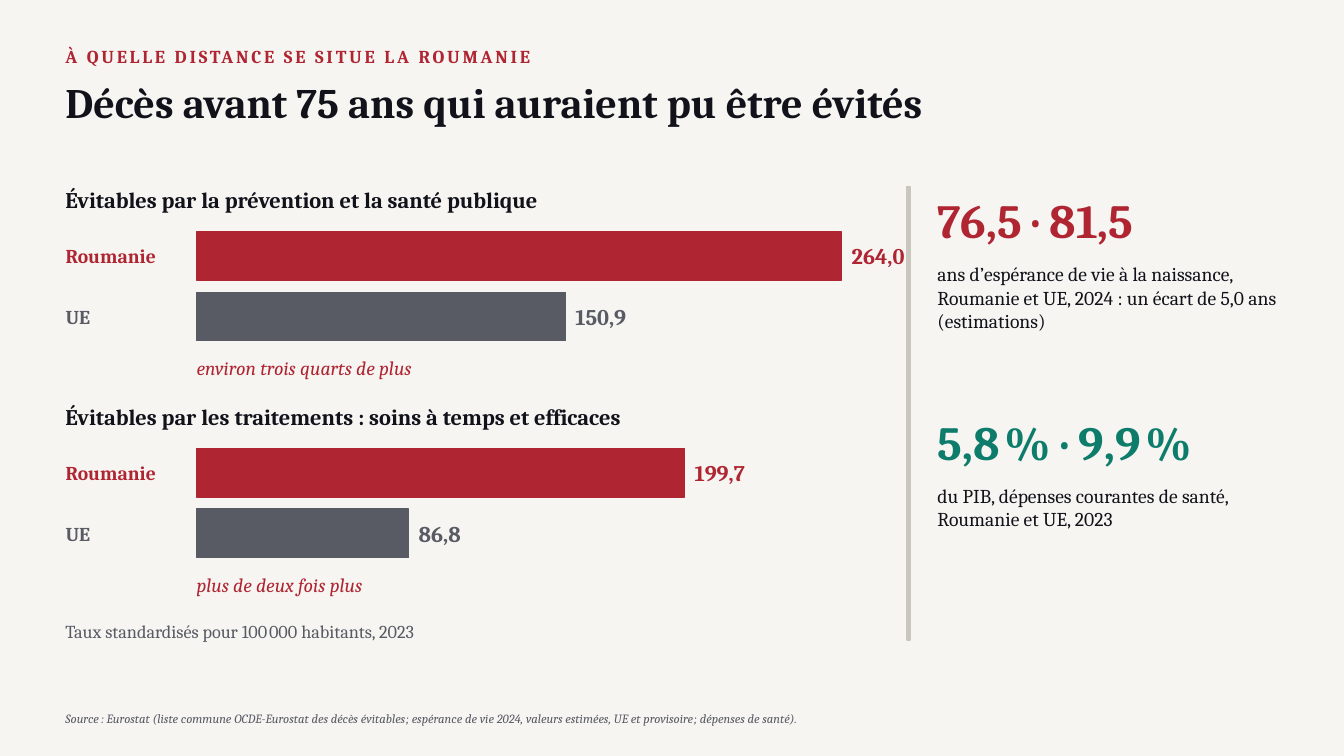
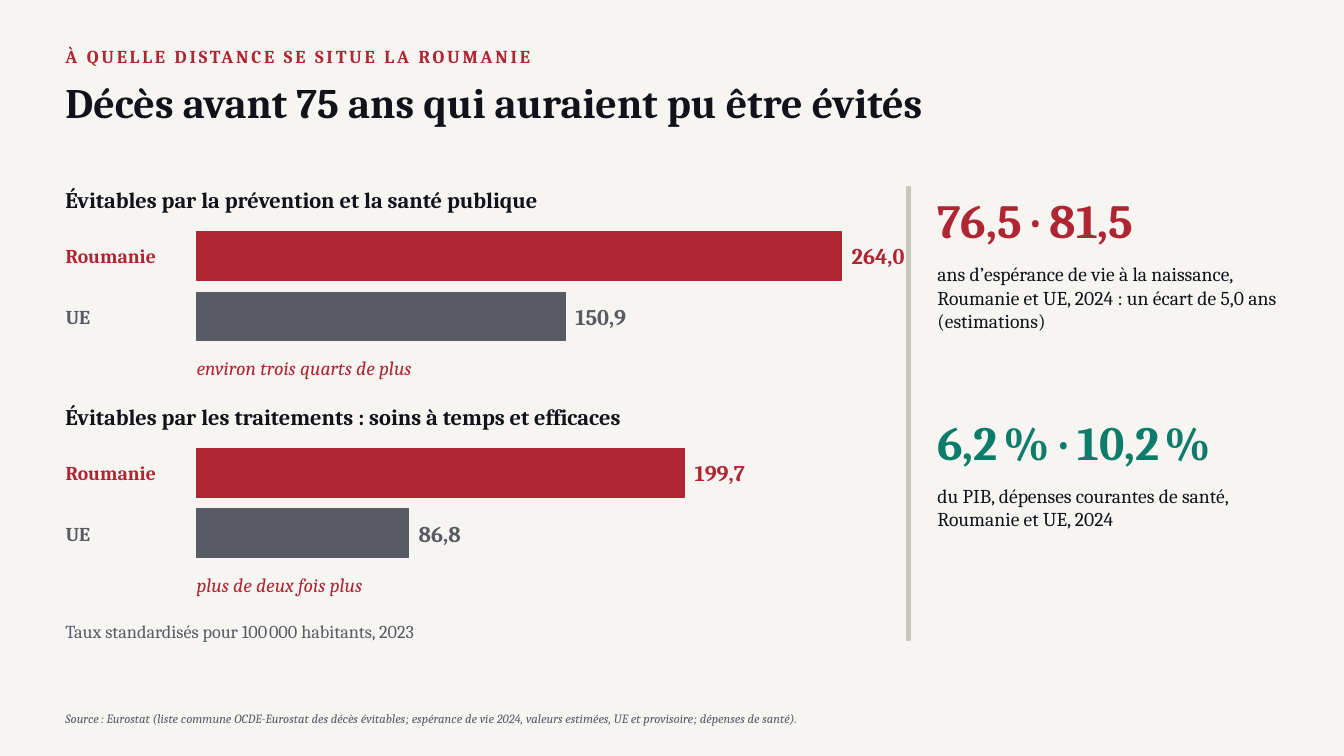
Before and after one commit to apana-prog/cursuri-umf, a slide deck: slide 13 of SPM_MGVI/fr/fisiere/C01.pptx. Drawn at 1344x756 pixels with LibreOffice and Linux fonts; fonts in the diff are those of the drawing. Boxes give left, top, right and bottom in pixels: in the first picture for what was removed or moved away, otherwise in the second. Text is boxed around its words. In the diff, an @@ line names an element or a change of style, - is before the commit and + after.

```diff
--- a/SPM_MGVI/fr/fisiere/C01.pptx
+++ b/SPM_MGVI/fr/fisiere/C01.pptx
@@ text at box(937, 427, 1159, 467): text changed @@
-5,8 % · 9,9 %
+6,2 % · 10,2 %
@@ text at box(937, 489, 1229, 529): text changed @@
-du PIB, dépenses courantes de santé, Roumanie et UE, 2023
+du PIB, dépenses courantes de santé, Roumanie et UE, 2024
```
Also in this commit, not shown: 36 other files.
